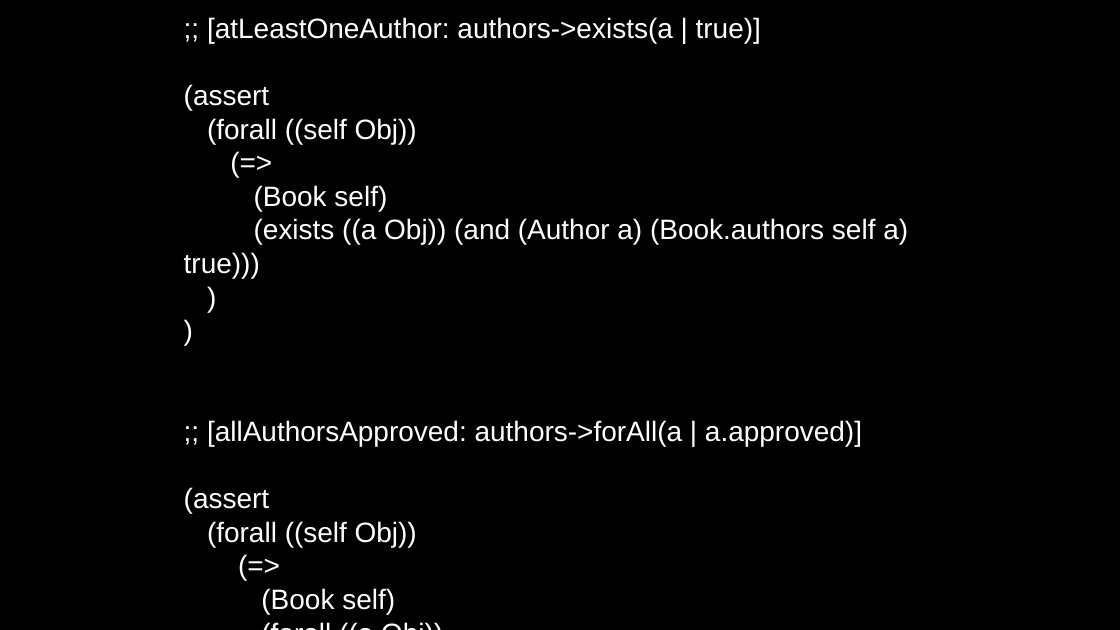
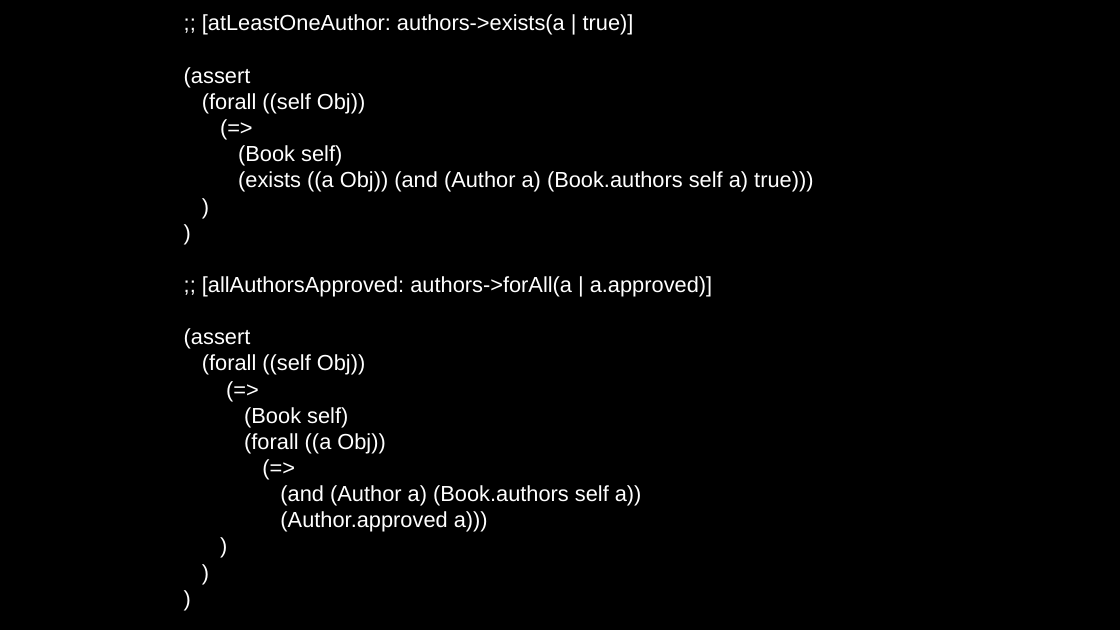
Before and after one commit to Open-MBEE/klang, a slide deck: slide 15 of presentations/LanguageStudy.pptx. Drawn at 1120x630 pixels with LibreOffice and Linux fonts; fonts in the diff are those of the drawing; background and template pictures are left out. Boxes give left, top, right and bottom in pixels: in the first picture for what was removed or moved away, otherwise in the second. Text is boxed around its words. In the diff, an @@ line names an element or a change of style, - is before the commit and + after.

```diff
--- a/presentations/LanguageStudy.pptx
+++ b/presentations/LanguageStudy.pptx
@@ text ";; [atLeastOneAuthor: authors->exists(a | true)]" at [184,14,813,532]: size 18 to 14 pt @@
```
Also in this commit, not shown: 15 other slides changed, 2 slides added, 2 slides removed.
